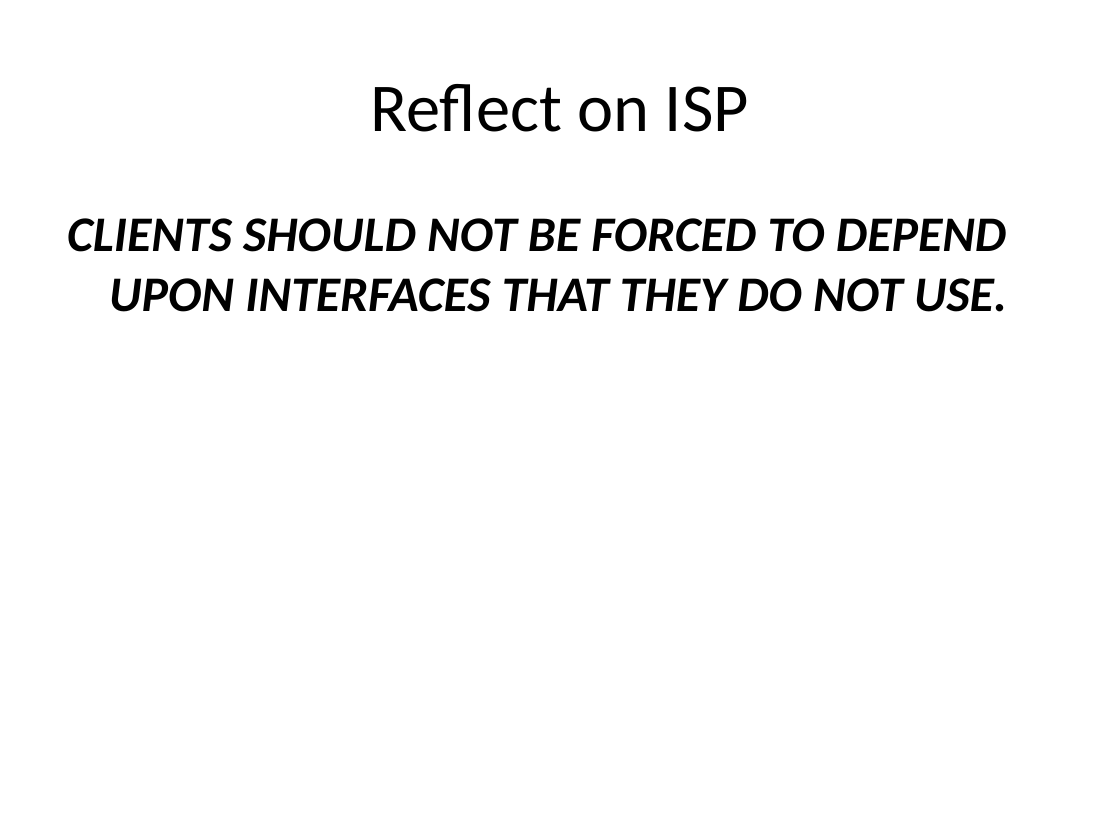
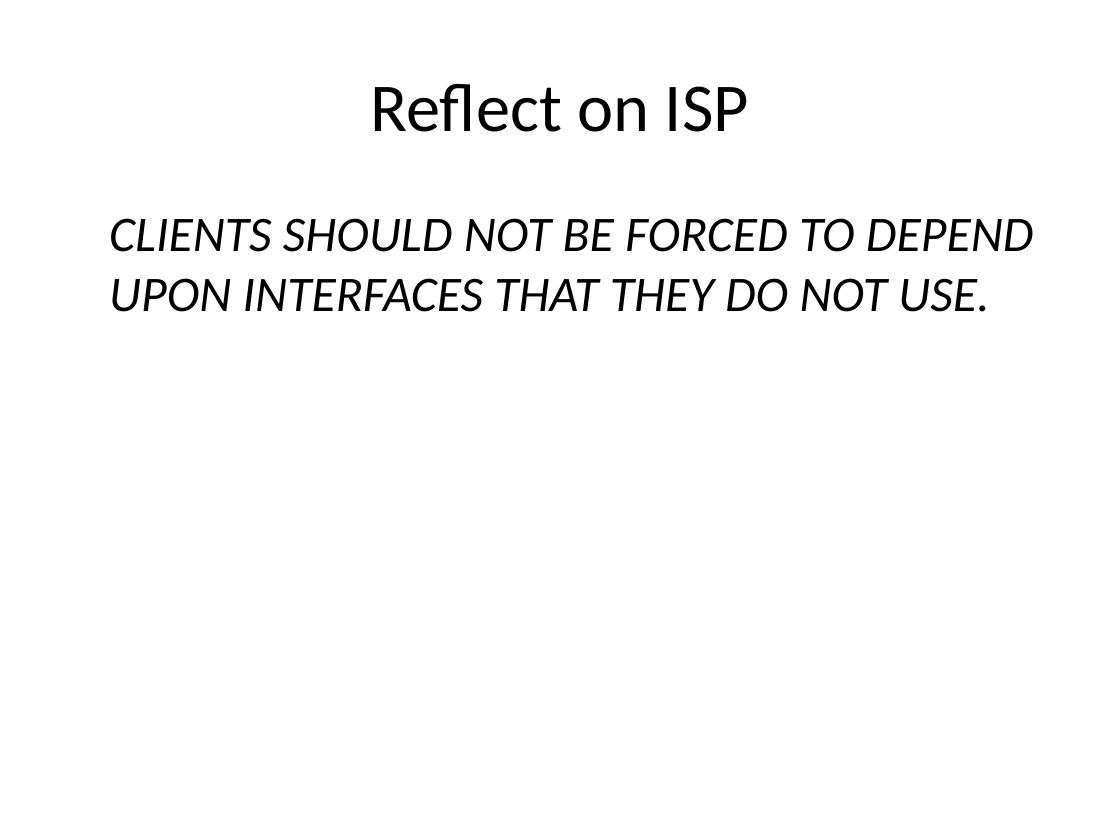
Before and after one commit to sameeri/solid, a slide deck: slide 43 of SOLID Principles of OOD v2.pptx (slide 40 before the commit). Drawn at 1120x840 pixels with LibreOffice and Linux fonts; fonts in the diff are those of the drawing. Boxes give left, top, right and bottom in pixels: in the first picture for what was removed or moved away, otherwise in the second. Text is boxed around its words. In the diff, an @@ line names an element or a change of style, - is before the commit and + after.

```diff
--- a/SOLID Principles of OOD v2.pptx
+++ b/SOLID Principles of OOD v2.pptx
@@ text "CLIENTS SHOULD NOT BE FORCED ..." at bbox=[109, 218, 1034, 312]: bold off @@
```
Also in this commit, not shown: 10 other slides changed, 10 slides added, 5 slides removed.
